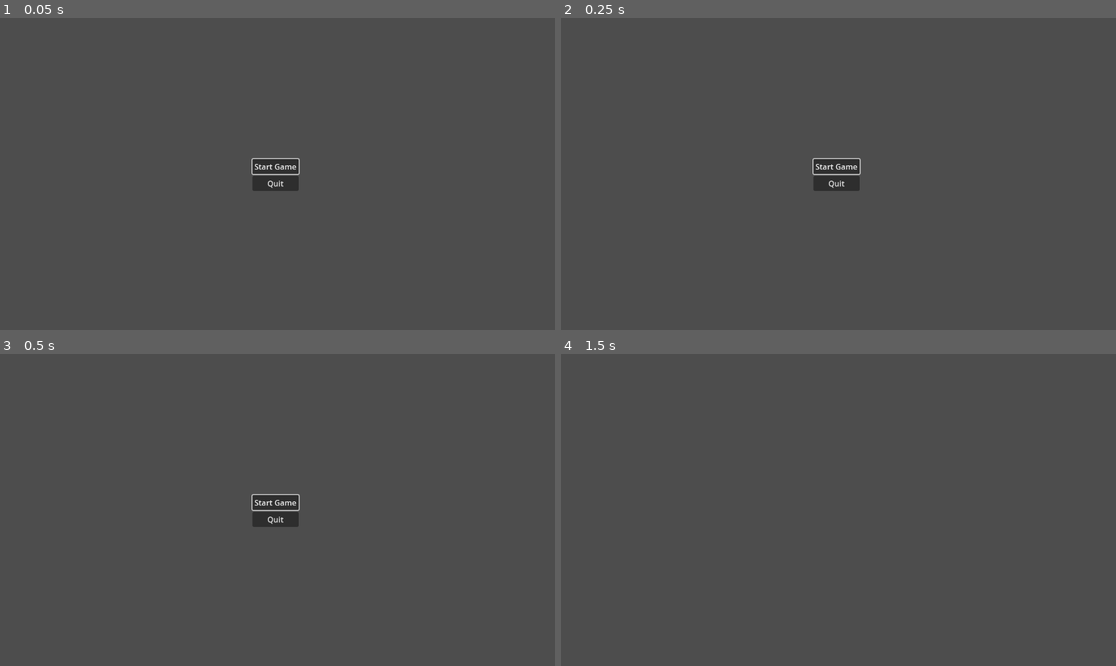
Above: before the commit, frames 1-4 (two rows, left to right).
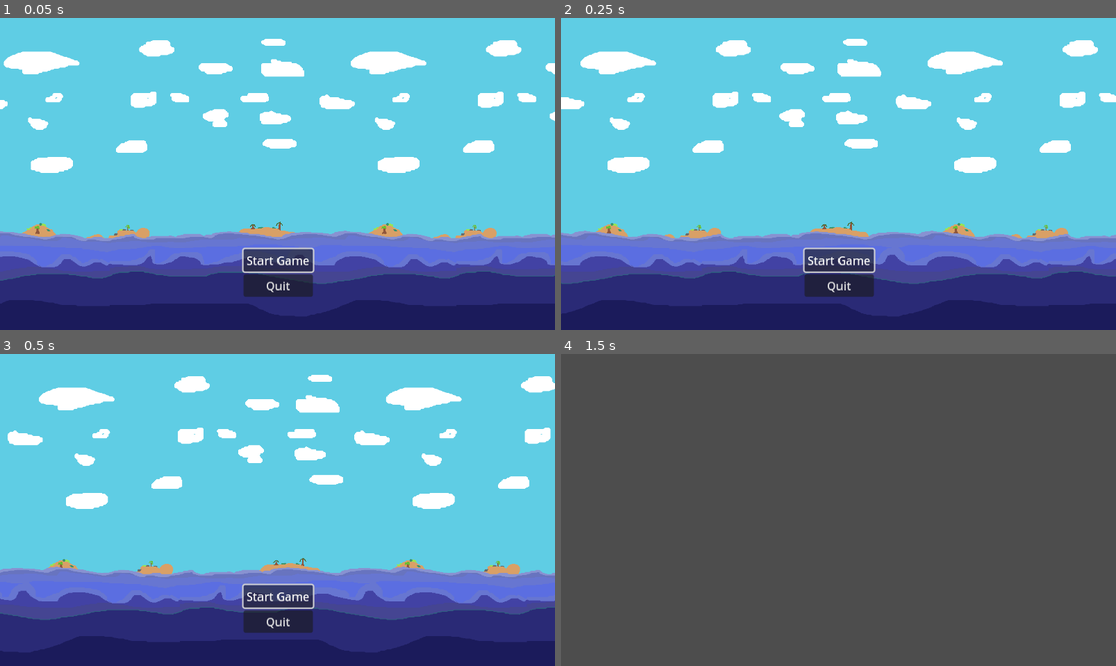
Above: after the commit, the same moments.

Repository: itaisinger/BrakeysJam2025
Game: Godot game, scene res://Game/main_menu.tscn
Two runs of this game, one before a commit and one after it. Both use one fixed random seed, a clock stepped at 60 frames per second and the inputs below. This scene is started directly instead of the project's main scene.
Inputs:
- Up to frame 1 (0.05 s): no input
- Up to frame 2 (0.25 s): no input
- Up to frame 3 (0.5 s): no input
- Up to frame 4 (1.5 s): click "Start Game" at 0.5 s; tap Enter at 1.25 s

The runs differ from the first frame. In frame 1, 100% of the frame differs, in the area x 0-100%, y 0-100%; in frame 2, 100%; in frame 3, 100%; in frame 4, nothing differs.

Commit message:
alot of stuff

Diff:
--- /dev/null
+++ b/poly-want-biscuit/Game/background/background.tscn
@@ -0,0 +1,84 @@
+[gd_scene load_steps=8 format=3 uid="uid://bsfi2tkt8uodm"]
+
+[ext_resource type="Texture2D" uid="uid://b33crijr5jcbc" path="res://Game/background/sky.png" id="1_bpugw"]
+[ext_resource type="Script" uid="uid://dey28lttx00gc" path="res://Game/background/background_script.gd" id="1_gjjrj"]
+[ext_resource type="Texture2D" uid="uid://bi3vmpdjjca0q" path="res://Game/background/islands.png" id="2_gjjrj"]
+[ext_resource type="Texture2D" uid="uid://cc7id1aqsi8sm" path="res://Game/background/clouds1.png" id="3_vvxqx"]
+[ext_resource type="Texture2D" uid="uid://iikp3ug03gn1" path="res://Game/background/clouds2.png" id="4_cdpnt"]
+[ext_resource type="Texture2D" uid="uid://bclf22kof6pol" path="res://Game/background/waves2.png" id="5_8u6ia"]
+[ext_resource type="Texture2D" uid="uid://ck5qsnvjxo8i" path="res://Game/background/waves1.png" id="6_6i7po"]
+
+[node name="Background" type="Node"]
+script = ExtResource("1_gjjrj")
+
+[node name="Layer1" type="Sprite2D" parent="."]
+scale = Vector2(0.375, 0.375)
+texture = ExtResource("1_bpugw")
+
+[node name="Layer1_2" type="Sprite2D" parent="Layer1"]
+position = Vector2(1280, 0)
+texture = ExtResource("1_bpugw")
+
+[node name="Layer1_3" type="Sprite2D" parent="Layer1"]
+position = Vector2(-1280, 0)
+texture = ExtResource("1_bpugw")
+
+[node name="Layer2" type="Sprite2D" parent="."]
+scale = Vector2(0.375, 0.375)
+texture = ExtResource("2_gjjrj")
+
+[node name="Layer2_2" type="Sprite2D" parent="Layer2"]
+position = Vector2(1280, 0)
+texture = ExtResource("2_gjjrj")
+
+[node name="Layer2_3" type="Sprite2D" parent="Layer2"]
+position = Vector2(-1280, 0)
+texture = ExtResource("2_gjjrj")
+
+[node name="Layer3" type="Sprite2D" parent="."]
+scale = Vector2(0.375, 0.375)
+texture = ExtResource("3_vvxqx")
+
+[node name="Layer3_2" type="Sprite2D" parent="Layer3"]
+position = Vector2(1280, 0)
+texture = ExtResource("3_vvxqx")
+
+[node name="Layer3_3" type="Sprite2D" parent="Layer3"]
+position = Vector2(-1280, 0)
+texture = ExtResource("3_vvxqx")
+
+[node name="Layer4" type="Sprite2D" parent="."]
+scale = Vector2(0.375, 0.375)
+texture = ExtResource("4_cdpnt")
+
+[node name="Layer4_2" type="Sprite2D" parent="Layer4"]
+position = Vector2(1280, 0)
+texture = ExtResource("4_cdpnt")
+
+[node name="Layer4_3" type="Sprite2D" parent="Layer4"]
+position = Vector2(-1280, 0)
+texture = ExtResource("4_cdpnt")
+
+[node name="Layer5" type="Sprite2D" parent="."]
+scale = Vector2(0.375, 0.375)
+texture = ExtResource("5_8u6ia")
+
+[node name="Layer5_2" type="Sprite2D" parent="Layer5"]
+position = Vector2(1280, 0)
+texture = ExtResource("5_8u6ia")
+
+[node name="Layer5_3" type="Sprite2D" parent="Layer5"]
+position = Vector2(-1280, 0)
+texture = ExtResource("5_8u6ia")
+
+[node name="Layer6" type="Sprite2D" parent="."]
+scale = Vector2(0.375, 0.375)
+texture = ExtResource("6_6i7po")
+
+[node name="Layer6_2" type="Sprite2D" parent="Layer6"]
+position = Vector2(1280, 0)
+texture = ExtResource("6_6i7po")
+
+[node name="Layer6_3" type="Sprite2D" parent="Layer6"]
+position = Vector2(-1280, 0)
+texture = ExtResource("6_6i7po")
--- /dev/null
+++ b/poly-want-biscuit/Game/background/background_script.gd
@@ -0,0 +1,26 @@
+extends Node
+
+var layers = []
+var spds = []
+var screen_w = 480
+
+# Called when the node enters the scene tree for the first time.
+func _ready() -> void:
+	layers.append($Layer1)
+	layers.append($Layer2)
+	layers.append($Layer3)
+	layers.append($Layer4)
+	layers.append($Layer5)
+	layers.append($Layer6)
+
+	for i in layers.size():
+		spds.append((i + 1) * 0.6)
+
+
+# Called every frame. 'delta' is the elapsed time since the previous frame.
+func _process(delta: float) -> void:
+	for i in layers.size():
+		layers[i].position.x += spds[i]
+		if(layers[i].position.x >= screen_w/2):
+			layers[i].position.x -= screen_w
+	pass
--- a/poly-want-biscuit/Game/game.tscn
+++ b/poly-want-biscuit/Game/game.tscn
@@ -1,3 +1,4 @@
 [gd_scene format=3 uid="uid://lsn760ks2os"]
 
 [node name="Game" type="Node2D"]
+position = Vector2(-11, 28)
--- a/poly-want-biscuit/Game/main_menu.tscn
+++ b/poly-want-biscuit/Game/main_menu.tscn
@@ -1,21 +1,23 @@
-[gd_scene load_steps=2 format=3 uid="uid://chjlj8gjc5r6f"]
+[gd_scene load_steps=3 format=3 uid="uid://chjlj8gjc5r6f"]
 
 [ext_resource type="Script" uid="uid://c4usft0gwpmri" path="res://Game/main_menu.gd" id="1_yltbk"]
+[ext_resource type="PackedScene" uid="uid://bsfi2tkt8uodm" path="res://Game/background/background.tscn" id="2_gl5pw"]
 
 [node name="Main Menu" type="Control"]
 layout_mode = 3
 anchors_preset = 15
 anchor_right = 1.0
 anchor_bottom = 1.0
-offset_left = -4.0
-offset_top = 2.0
-offset_right = -4.0
-offset_bottom = 2.0
+offset_left = -706.0
+offset_top = -354.0
+offset_right = -1206.0
+offset_bottom = -728.0
 grow_horizontal = 2
 grow_vertical = 2
 script = ExtResource("1_yltbk")
 
 [node name="VBoxContainer" type="VBoxContainer" parent="."]
+z_index = 1
 layout_mode = 1
 anchors_preset = 8
 anchor_left = 0.5
@@ -40,5 +42,11 @@
 focus_neighbor_bottom = NodePath("../StartButton")
 text = "Quit"
 
+[node name="Background" parent="." instance=ExtResource("2_gl5pw")]
+
+[node name="Camera2D" type="Camera2D" parent="."]
+position = Vector2(709, 216)
+zoom = Vector2(2.5, 2.5)
+
 [connection signal="pressed" from="VBoxContainer/StartButton" to="." method="_on_start_button_pressed"]
 [connection signal="pressed" from="VBoxContainer/QuitButton" to="." method="_on_quit_button_pressed"]
--- a/poly-want-biscuit/project.godot
+++ b/poly-want-biscuit/project.godot
@@ -19,6 +19,11 @@
 
 Globals="*res://globals.gd"
 
+[display]
+
+window/size/viewport_width=1920
+window/size/viewport_height=1080
+
 [rendering]
 
 textures/canvas_textures/default_texture_filter=0
Not shown, added: poly-want-biscuit/Game/background/background_script.gd.uid
Binary file added: poly-want-biscuit/Game/background/clouds1.png
Not shown, added: poly-want-biscuit/Game/background/clouds1.png.import
Binary file added: poly-want-biscuit/Game/background/clouds2.png
Not shown, added: poly-want-biscuit/Game/background/clouds2.png.import
Binary file added: poly-want-biscuit/Game/background/entireThing.png
Not shown, added: poly-want-biscuit/Game/background/entireThing.png.import
Binary file added: poly-want-biscuit/Game/background/islands.png
Not shown, added: poly-want-biscuit/Game/background/islands.png.import
Binary file added: poly-want-biscuit/Game/background/sky.png
Not shown, added: poly-want-biscuit/Game/background/sky.png.import
Binary file added: poly-want-biscuit/Game/background/waves1.png
(and 5 more such lines)
